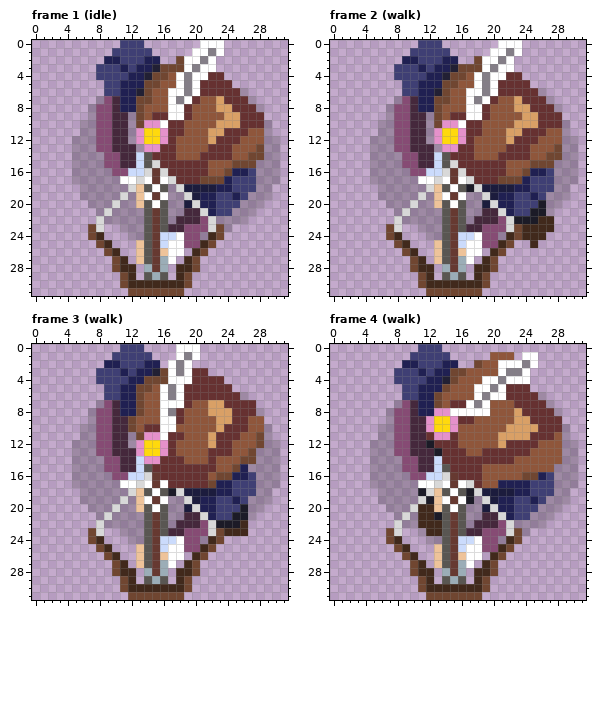
A pixel-art file gets an edit: Assets/Sprites/HuntressAsterSprite.ase. Above: the version before the commit.
32x32 pixels, 15 frames. Colours within 5 levels of each other are drawn and written as one. Shown: frame 1 (idle), frame 2 (walk), frame 3 (walk), frame 4 (walk). The commit also changed other frames, which this record leaves out.
New version:
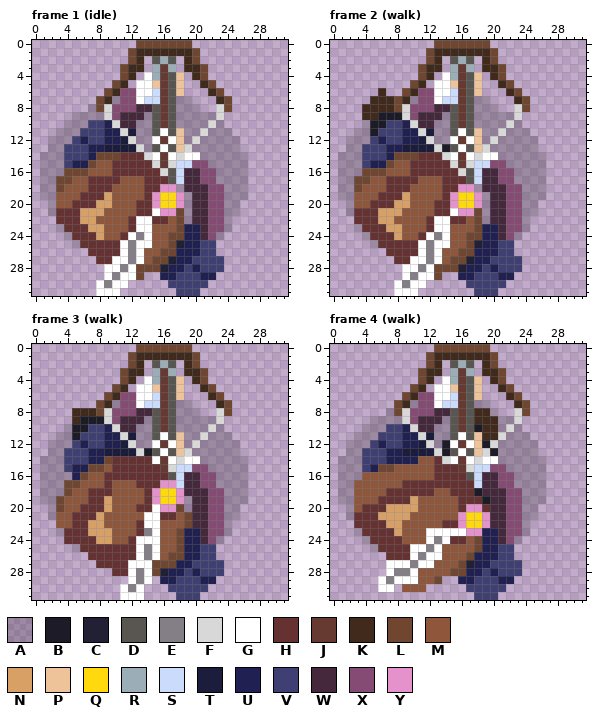
Palette (. is transparent): A #00000032  B #1c1b27  C #222034  D #595652  E #847e87  F #d8d8d8  G #ffffff  H #663131  J #663931  K #41291c  L #704631  M #8f563b  N #d9a066  P #eec39a  Q #ffd90d  R #9badb7  S #cbdbfc  T #1c1c3d  U #202052  V #3f3f74  W #45283c  X #864b74  Y #e591cb
The edit:
Changed rows in their new state; - is an unchanged pixel.
Frame 1 (idle):
first column x 1:
 0 ----------..LLLLLLL-...-------
 1 ---------..LKKKKKKKL...-------
 2 --------...LK.DRD.KL..--------
 3 -------...LKK.RJR.KKL.--------
 4 -------...LK.GRJDP.KL..-------
 5 --------.LK.GGPJDP..KL..------
 6 --------LKXXGGSJDP...KL...----
 7 -------LKAXXGSSJDAA...KL...---
 8 -------LFXXXWWDJDAAA..FL....--
 9 ----AA-AFX-WWADJDAAAAAF.....--
10 ---AA-VVUF-WAADJDAAAAFA......-
11 --AAAVVVUUFTAADGDPAAFAAA.....-
12 -AAAVUVVUUTFAAGJGPAFAAAAA.....
13 -AAVVVUUTTTTFADGDPFAAAAAA.....
14 AAAVVVULLLHHHFGJGFGGAAAAAA....
15 AAAVUULMMHHHHH-JFSSXXAAAAA....
16 AAALLLMMMHHHHHH-DSWWXXAAAA....
17 AALLMMHHHHMMMHHHDSWWXXAAAA....
18 AALMMMHHHMMMMHHYYAWWWXXAAA...-
19 AAMMMHHHNMMMMHYQQYAWWXXAAA...-
20 -AMMHHHNNMMMHHYQQYAWWXXAA...--
21 -AHHHNNNMMMMHHGYYLA-WXXA-..---
22 --HHHNNMMMMHGGHHMLA-WXX-..----
23 --AHHHNNMMMHGGMMMLUUWXX-------
24 ---AHHHNMMHGEGMMLLUUWXA-------
25 ----AHHHHHGEGGMMLCUUVV--------
26 ------HHHHGEGMMLLUUUVV--------
27 -------HHGGEGMLLCUUVVVV-------
28 --------GGEGLLLCUUVUVVV-------
29 --------GEGGL..UUVVVUU--------
30 -------GEGG.....VVVVV---------
31 -------GGG-......VVV----------
Frame 2 (walk):
first column x 1:
 0 ----------..LLLLLLL-...-------
 1 ---------..LKKKKKKKL...-------
 2 --------...LK.DRD.KL..--------
 3 -------...LKK.RJR.KKL.--------
 4 -------...LK.GRJDP.KL..-------
 5 --------.LK.GGPJDP..KL..------
 6 -----K--LKXXGGSJDP...KL...----
 7 ----KKKLKAXXGSSJDAA...KL...---
 8 ---KKKKLFXXXWWDJDAAA..FL....--
 9 ---KKBBBFX-WWADJDAAAAAF.....--
10 ---ABBVVUF-WAADJDAAAAFA......-
11 --AABVVVUUFTAADGDPAAFAAA.....-
12 -AAAVUVVUUTFAAGJGPAFAAAAA.....
13 -AAVVVUUTTTTFBDGDPFAAAAAA.....
14 AAAVVVULLLHHHFGJGFGGAAAAAA....
15 AAAVUULMMHHHHH-JFSSXXAAAAA....
16 AAALLLMMMHHHHHH-DSWWXXAAAA....
17 AALLMMHHHHMMMHHHDSWWXXAAAA....
18 AALMMMHHHMMMMHHYYAWWWXXAAA...-
19 AAMMMHHHNMMMMHYQQYAWWXXAAA...-
20 -AMMHHHNNMMMHHYQQYAWWXXAA...--
21 -AHHHNNNMMMMHHGYYLA-WXXAA..---
22 --HHHNNMMMMHGGHHMLA-WXXA...---
23 --AHHHNNMMMHGGMMMLUUWXXA...---
24 ---AHHHNMMHGEGMMLLUUWXA...----
25 ----AHHHHHGEGGMMLCUUVV--.-----
26 ------HHHHGEGMMLLUUUVV--------
27 -------HHGGEGMLLCUUVVVV-------
28 --------GGEGLLLCUUVUVVV-------
29 --------GEGGL..UUVVVUU--------
30 -------GEGG.....VVVVV---------
31 -------GGG-......VVV----------
Frame 3 (walk):
first column x 1:
 0 ----------..LLLLLLL.----------
 1 ---------..LKKKKKKKL----------
 2 --------...LK.DRD.KL----------
 3 -------...LKK.RJR.KKL---------
 4 -------...LK.GRJDP.KL..-------
 5 --------.LK.GGPJDP..KL..------
 6 --------LKXXGGSJDP...KL...----
 7 -------LKAXXGSSJDAA...KL...---
 8 ----KKKLFXXXWWDJDAAA..FL....--
 9 ----KBBBFX-WWADJDAAAAAF.....--
10 ---ABBVVUF-WAADJDAAAAFA......-
11 --AABVVVUUFTAAD-DPAAFAAA.....-
12 -AAAVUVVUUTFAAGJGPAFAAAAA.....
13 -AAVVVUUTTTTFBDGDPFAAAAAA.....
14 AAAVVVUULHHHHHGJGFGGAAAAAA....
15 AAAVUULLMHHHHH-JFSSXXAAAAA....
16 AAAAULMMHHHHHHH-DSWWXXAAAA....
17 AAALLMMMHMMMHHHYYSWWXXAAAA....
18 AAALMMHHHMMMMHYQQYWWWXXAAA...-
19 AALMMMHHNMMMMHYQQYAWWXXAAA...-
20 -ALMMHHHNMMMHH-YYLAWWXXAA...--
21 -AMMHHHNMMMMMGGHHML-WXXAA..---
22 --MMHHNNMMMMHGGMMML-WXXA..----
23 --AHHHNNNMMMHEGMMLUUWXXA..----
24 ---HHHHNNMMHGGGMMLUUWXA-------
25 ----AHHHHHHHGEGMMLUUVV--------
26 ------HHHHHHGEGMLLUUVV--------
27 -------HHHHGGGLLLUUVVVV-------
28 ---------HHGEGLCUUVUVVV-------
29 ----------.GEG.UUVVVUU--------
30 ----------GEG...VVVVV---------
31 ----------GGG....VVV----------
Frame 4 (walk):
first column x 1:
 0 ----------..LLLLLLL-----------
 1 ---------..LKKKKKKKL..-..-----
 2 --------...LK.DRD.KL.....-----
 3 -------...LKK.RJR.KKL...------
 4 -------...LK.GRJDP.KL...------
 5 --------.LK.GGPJDP..KL..------
 6 --------LKXXGGSJDP...KL...----
 7 -------LKAXXGSSJDAA...KL...---
 8 -------LFXXXWWDJDKKA..FL....--
 9 ----AA-AFX-WWADJDKKKAAF.....--
10 ---AA-VVUF-WAADJDBKKAFA......-
11 --AAAVVVUUFTAADGDPKKFAAA.....-
12 -AAAVUVVUUTFABGJGPBFAAAAA.....
13 -AAVVVUUTTTTFBDGDPFBAAAAA.....
14 AAAVVVUUUUMMHFGJGFGGAAAAAA....
15 AAAVULLMMMMMHH-JFSSXXAAAAA....
16 AAAMMMMMMMMMHHH-DSWWXXAAAA....
17 AAMMMMMMHHHHHHHHHSWWXXAAAA....
18 AAMMMMHHHHHHMMHHHBWWWXXAAA...-
19 AAMMMHHHHNMMMMMHHHBWWXXAAA...-
20 -AMHHHNNNNMMMMMHYYHWWXXAA...--
21 -AHHHNNNNMMMMMMYQQY-WXXA-..---
22 --HHHHNNMMMMMHHYQQY-WXX-..----
23 --AHHHHNMMMGGGGGYYUUWXX-------
24 ---AHHHHMMMGEGHHMLUUWXA-------
25 ----AHHHHGGEGMMMMLUUVV--------
26 ------HHHGEGGMMMLUUUVV--------
27 ------GGGEGGMMMLCUUVVVV-------
28 ------GEEGMMMMLLUUVUVVV-------
29 -----GEGGGMML..UUVVVUU--------
30 -----GG-MMM.....VVVVV---------
31 -----------......VVV----------
